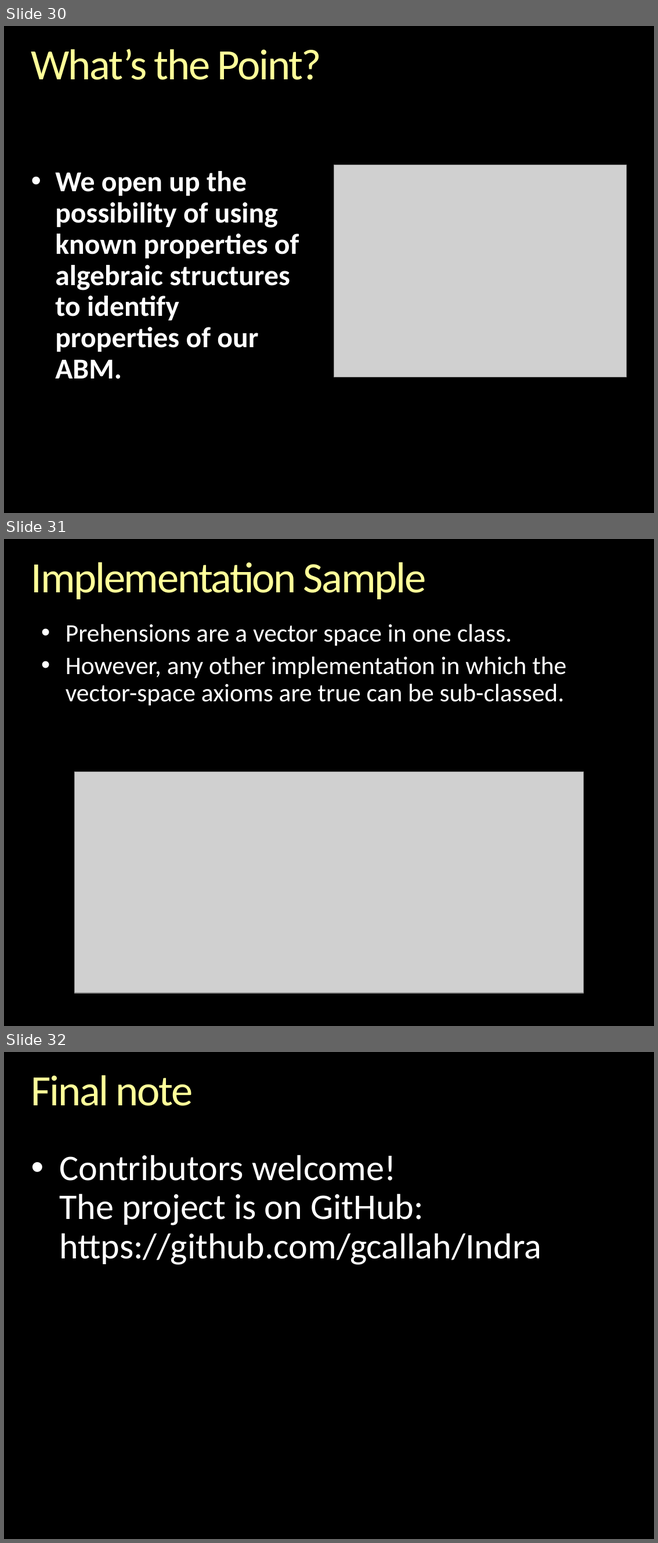
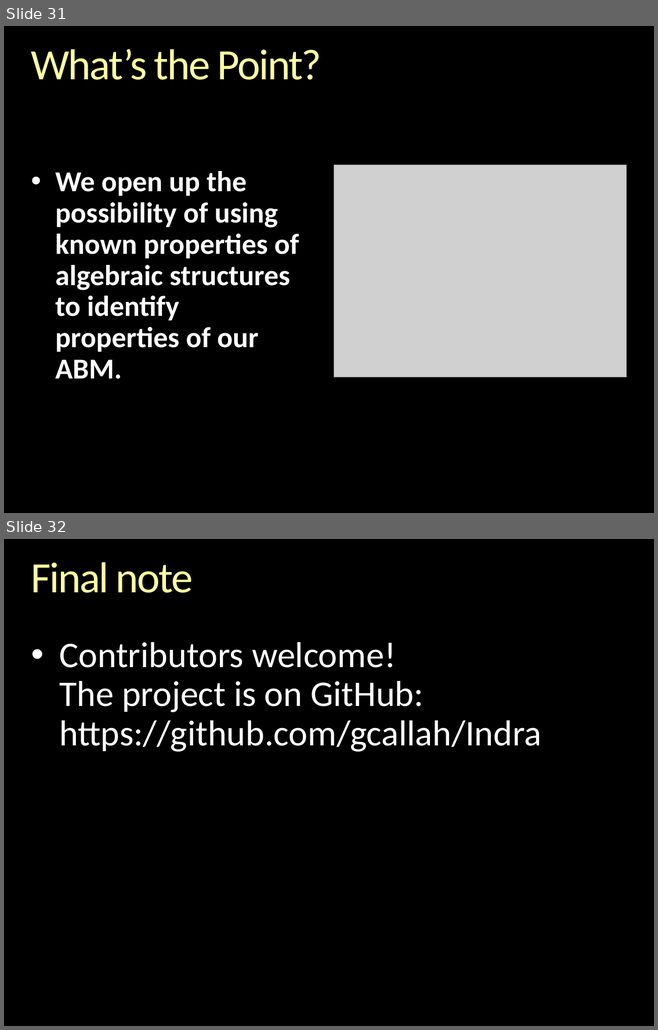
Before and after one commit to gcallah/indras_net, a slide deck: docs/ABMsAsAlgebraic.pptx. Shown one above the other, each under a label of ours: slides 30, 31 and 32 before the commit, slides 31 and 32 after it. The pictures are 658x1543 and 658x1030 pixels, drawn with LibreOffice and Linux fonts; fonts in the diff are those of the drawing; grey boxes stand for pictures; background and template pictures are left out. Boxes give left, top, right and bottom in pixels: in the first picture for what was removed or moved away, otherwise in the second. Text is boxed around its words. In the diff, an @@ line names an element or a change of style, - is before the commit and + after.

```diff
--- a/docs/ABMsAsAlgebraic.pptx
+++ b/docs/ABMsAsAlgebraic.pptx
@@ slide 31 removed at <box>4,539,654,1026</box>, background picture (left out) @@
@@ title removed at <box>31,562,426,599</box> @@
-Implementation Sample
@@ text removed at <box>65,624,566,705</box> @@
-• Prehensions are a vector space in one class.
-• However, any other implementation in which the vector-space axioms are true can be sub-classed.
@@ picture removed at <box>75,772,583,993</box> @@
@@ what was slide 30 is now slide 31 @@
```
Also in this commit, not shown: 6 slides changed, 1 slide added.
